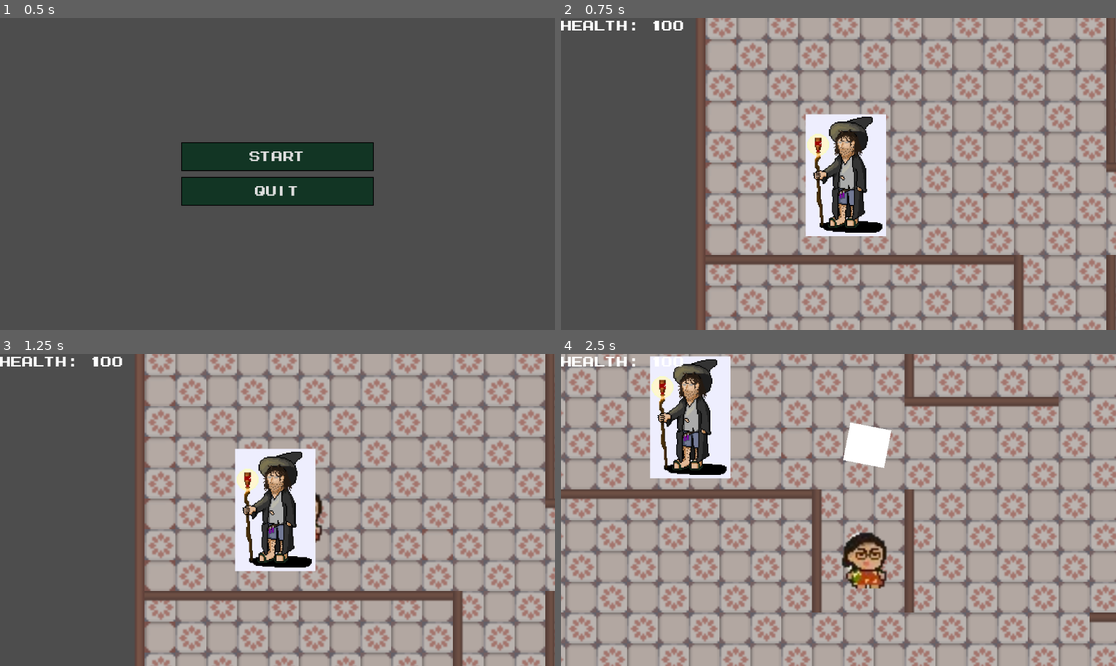
Above: before the commit, frames 1-4 (two rows, left to right).
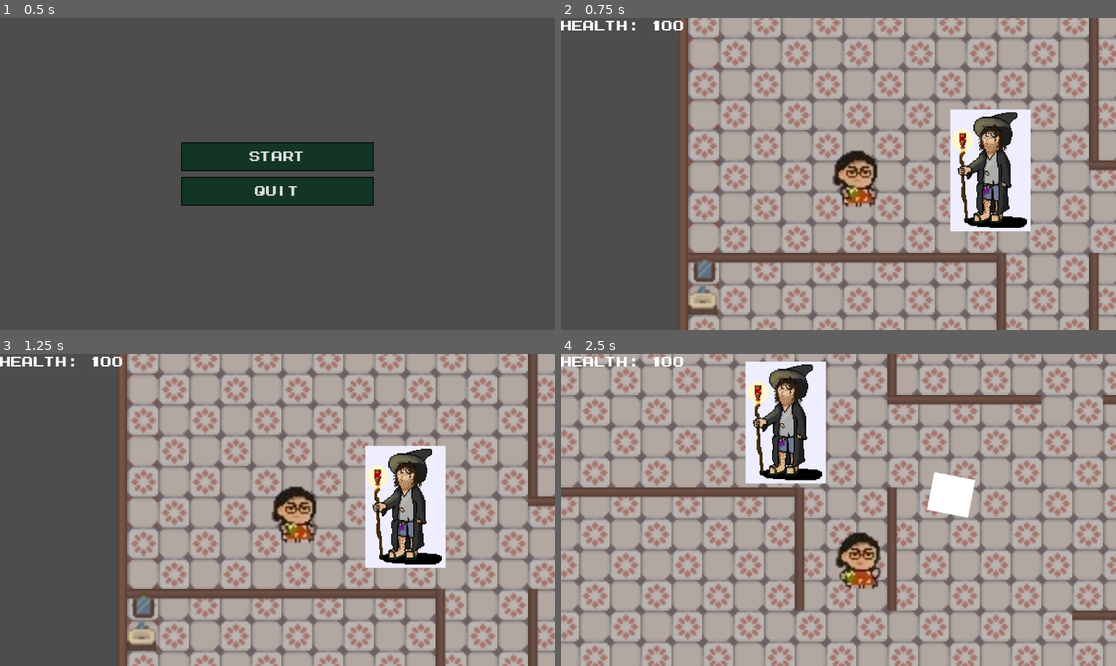
Above: after the commit, the same moments.

Repository: xntle/MOMFURY
Game: Godot game, scene res://scene/main_menu.tscn
Two runs of this game, one before a commit and one after it. Both use one fixed random seed, a clock stepped at 60 frames per second and the inputs below.
Inputs:
- Up to frame 1 (0.5 s): no input
- Up to frame 2 (0.75 s): click "Start" at 0.5 s
- Up to frame 3 (1.25 s): no input
- Up to frame 4 (2.5 s): hold D (move_right) 1.28-2.03 s; tap Space (roll) at 1.35, 2.1 s; hold S (move_down) from 2.03 s (still down)

Frame 1 is identical in both runs. In frame 2, 44% of the frame differs, in the area x 21-100%, y 0-100%; in frame 3, 44%; in frame 4, 52%, in the area x 0-100%, y 0-100%.

Commit message:
mom animation tree

Diff:
--- a/project.godot
+++ b/project.godot
@@ -24,26 +24,31 @@
 move_up={
 "deadzone": 0.5,
 "events": [Object(InputEventKey,"resource_local_to_scene":false,"resource_name":"","device":-1,"window_id":0,"alt_press …(192 unchanged characters)…
+, Object(InputEventKey,"resource_local_to_scene":false,"resource_name":"","device":0,"window_id":0,"alt_pressed":false,"shift_pressed":false,"ctrl_pressed":false,"meta_pressed":false,"pressed":false,"keycode":0,"physical_keycode":4194320,"key_label":0,"unicode":0,"location":0,"echo":false,"script":null)
 ]
 }
 move_right={
 "deadzone": 0.5,
 "events": [Object(InputEventKey,"resource_local_to_scene":false,"resource_name":"","device":-1,"window_id":0,"alt_press …(192 unchanged characters)…
+, Object(InputEventKey,"resource_local_to_scene":false,"resource_name":"","device":0,"window_id":0,"alt_pressed":false,"shift_pressed":false,"ctrl_pressed":false,"meta_pressed":false,"pressed":false,"keycode":0,"physical_keycode":4194321,"key_label":0,"unicode":0,"location":0,"echo":false,"script":null)
 ]
 }
 move_left={
 "deadzone": 0.5,
 "events": [Object(InputEventKey,"resource_local_to_scene":false,"resource_name":"","device":-1,"window_id":0,"alt_press …(191 unchanged characters)…
+, Object(InputEventKey,"resource_local_to_scene":false,"resource_name":"","device":0,"window_id":0,"alt_pressed":false,"shift_pressed":false,"ctrl_pressed":false,"meta_pressed":false,"pressed":false,"keycode":0,"physical_keycode":4194319,"key_label":0,"unicode":0,"location":0,"echo":false,"script":null)
 ]
 }
 move_down={
 "deadzone": 0.5,
 "events": [Object(InputEventKey,"resource_local_to_scene":false,"resource_name":"","device":-1,"window_id":0,"alt_press …(192 unchanged characters)…
+, Object(InputEventKey,"resource_local_to_scene":false,"resource_name":"","device":0,"window_id":0,"alt_pressed":false,"shift_pressed":false,"ctrl_pressed":false,"meta_pressed":false,"pressed":false,"keycode":0,"physical_keycode":4194322,"key_label":0,"unicode":0,"location":0,"echo":false,"script":null)
 ]
 }
 shoot={
 "deadzone": 0.5,
 "events": [Object(InputEventMouseButton,"resource_local_to_scene":false,"resource_name":"","device":-1,"window_id":0,"a …(253 unchanged characters)…
+, Object(InputEventKey,"resource_local_to_scene":false,"resource_name":"","device":0,"window_id":0,"alt_pressed":false,"shift_pressed":false,"ctrl_pressed":false,"meta_pressed":false,"pressed":false,"keycode":0,"physical_keycode":4194309,"key_label":0,"unicode":0,"location":0,"echo":false,"script":null)
 ]
 }
 roll={
--- a/scene/Game.tscn
+++ b/scene/Game.tscn
@@ -38,7 +38,6 @@
 [node name="House" parent="." instance=ExtResource("1_e7hha")]
 
 [node name="Player" parent="." instance=ExtResource("4_0qanc")]
-position = Vector2(-9, -1)
 
 [node name="UI" type="CanvasLayer" parent="."]
 
@@ -92,4 +91,5 @@
 player = NodePath("../../Player")
 
 [node name="BossDaddy" parent="." instance=ExtResource("10_l37l5")]
+position = Vector2(84, -2)
 projectile_scene = ExtResource("8_qto5f")
--- a/scene/House.tscn
+++ b/scene/House.tscn
@@ -1972,4 +1972,5 @@
 
 [node name="TileMapLayer" type="TileMapLayer" parent="Furniture"]
 position = Vector2(66, 57)
+tile_map_data = PackedByteArray("AAD3/wUAAAAFAAkAAAD3/wQAAAAFAAgAAAD3/wAAAAAJABEAAAD3////AAACABAAAAA=")
 tile_set = SubResource("TileSet_e7ep0")
--- a/scene/Player.tscn
+++ b/scene/Player.tscn
@@ -1,30 +1,14 @@
-[gd_scene load_steps=7 format=3 uid="uid://ctnihbseogqdf"]
+[gd_scene load_steps=12 format=3 uid="uid://ctnihbseogqdf"]
 
 [ext_resource type="Script" uid="uid://cbrwihmwrf8c6" path="res://scripts/player.gd" id="1_hjaqi"]
-[ext_resource type="Texture2D" uid="uid://b577ymmi4a0cj" path="res://characters/Idle_Front_Sprite_Sheet-removebg-preview.png" id="2_62i1b"]
+[ext_resource type="Texture2D" uid="uid://cob6ob6cowun4" path="res://characters/spritesheet-removebg-preview.png" id="2_62i1b"]
 
 [sub_resource type="CircleShape2D" id="CircleShape2D_onrkg"]
-radius = 7.0
+radius = 8.12884
 
-[sub_resource type="Animation" id="Animation_62i1b"]
-resource_name = "idle_front"
+[sub_resource type="Animation" id="Animation_y30ri"]
 length = 0.4
 loop_mode = 1
-tracks/0/type = "value"
-tracks/0/imported = false
-tracks/0/enabled = true
-tracks/0/path = NodePath("Img0105:frame")
-tracks/0/interp = 1
-tracks/0/loop_wrap = true
-tracks/0/keys = {
-"times": PackedFloat32Array(0, 0.1, 0.2),
-"transitions": PackedFloat32Array(1, 1, 1),
-"update": 1,
-"values": [0, 1, 2]
-}
-
-[sub_resource type="Animation" id="Animation_y30ri"]
-length = 0.001
 tracks/0/type = "value"
 tracks/0/imported = false
 tracks/0/enabled = true
@@ -35,13 +19,120 @@
 "times": PackedFloat32Array(0),
 "transitions": PackedFloat32Array(1),
 "update": 1,
-"values": [0]
+"values": [2]
+}
+
+[sub_resource type="Animation" id="Animation_waelg"]
+resource_name = "idle_down"
+length = 0.4
+loop_mode = 1
+tracks/0/type = "value"
+tracks/0/imported = false
+tracks/0/enabled = true
+tracks/0/path = NodePath("Img0105:frame")
+tracks/0/interp = 1
+tracks/0/loop_wrap = true
+tracks/0/keys = {
+"times": PackedFloat32Array(0, 0.0001, 0.13333334, 0.26666668),
+"transitions": PackedFloat32Array(1, 1, 1, 1),
+"update": 1,
+"values": [18, 18, 19, 20]
+}
+
+[sub_resource type="Animation" id="Animation_82gks"]
+resource_name = "move_right"
+length = 0.4
+loop_mode = 1
+tracks/0/type = "value"
+tracks/0/imported = false
+tracks/0/enabled = true
+tracks/0/path = NodePath("Img0105:frame")
+tracks/0/interp = 1
+tracks/0/loop_wrap = true
+tracks/0/keys = {
+"times": PackedFloat32Array(0, 0.13333334, 0.26666668),
+"transitions": PackedFloat32Array(1, 1, 1),
+"update": 1,
+"values": [9, 10, 11]
+}
+
+[sub_resource type="Animation" id="Animation_dc1pm"]
+resource_name = "move_left"
+length = 0.4
+loop_mode = 1
+tracks/0/type = "value"
+tracks/0/imported = false
+tracks/0/enabled = true
+tracks/0/path = NodePath("Img0105:frame")
+tracks/0/interp = 1
+tracks/0/loop_wrap = true
+tracks/0/keys = {
+"times": PackedFloat32Array(0, 0.13333334, 0.26666668),
+"transitions": PackedFloat32Array(1, 1, 1),
+"update": 1,
+"values": [8, 7, 6]
+}
+
+[sub_resource type="Animation" id="Animation_ea7gk"]
+resource_name = "move_up"
+length = 0.4
+loop_mode = 1
+tracks/0/type = "value"
+tracks/0/imported = false
+tracks/0/enabled = true
+tracks/0/path = NodePath("Img0105:frame")
+tracks/0/interp = 1
+tracks/0/loop_wrap = true
+tracks/0/keys = {
+"times": PackedFloat32Array(0, 0.13333334, 0.26666668),
+"transitions": PackedFloat32Array(1, 1, 1),
+"update": 1,
+"values": [12, 13, 14]
+}
+
+[sub_resource type="Animation" id="Animation_62i1b"]
+resource_name = "move_diag_right"
+length = 0.4
+loop_mode = 1
+tracks/0/type = "value"
+tracks/0/imported = false
+tracks/0/enabled = true
+tracks/0/path = NodePath("Img0105:frame")
+tracks/0/interp = 1
+tracks/0/loop_wrap = true
+tracks/0/keys = {
+"times": PackedFloat32Array(0, 0.13333334, 0.26666668),
+"transitions": PackedFloat32Array(1, 1, 1),
+"update": 1,
+"values": [3, 4, 5]
+}
+
+[sub_resource type="Animation" id="Animation_kqvfm"]
+resource_name = "move_dig_left"
+length = 0.4
+loop_mode = 1
+tracks/0/type = "value"
+tracks/0/imported = false
+tracks/0/enabled = true
+tracks/0/path = NodePath("Img0105:frame")
+tracks/0/interp = 1
+tracks/0/loop_wrap = true
+tracks/0/keys = {
+"times": PackedFloat32Array(0, 0.13333334, 0.26666668),
+"transitions": PackedFloat32Array(1, 1, 1),
+"update": 1,
+"values": [2, 1, 0]
 }
 
 [sub_resource type="AnimationLibrary" id="AnimationLibrary_waelg"]
 _data = {
 &"RESET": SubResource("Animation_y30ri"),
-&"idle_front": SubResource("Animation_62i1b")
+&"idle_down": SubResource("Animation_waelg"),
+&"move_diag_left": SubResource("Animation_kqvfm"),
+&"move_diag_right": SubResource("Animation_62i1b"),
+&"move_left": SubResource("Animation_dc1pm"),
+&"move_right": SubResource("Animation_82gks"),
+&"move_up": SubResource("Animation_ea7gk")
 }
 
 [node name="Player" type="CharacterBody2D"]
@@ -59,10 +150,12 @@
 position = Vector2(9, 0.99999976)
 texture = ExtResource("2_62i1b")
 hframes = 3
+vframes = 7
+frame = 2
 
 [node name="CollisionShape2D" type="CollisionShape2D" parent="."]
 top_level = true
-position = Vector2(9, -2)
+position = Vector2(10, 3)
 scale = Vector2(1.1090735, -2.1000402)
 shape = SubResource("CircleShape2D_onrkg")
 
--- a/scripts/player.gd
+++ b/scripts/player.gd
@@ -19,10 +19,13 @@
 @export var roll_mask = 4
 var normal_mask = 6
 
+var last_move_dir: Vector2 = Vector2.DOWN
+@onready var anim: AnimationPlayer = $AnimationPlayer
 
 func _ready():
 	normal_mask = collision_mask
-	$AnimationPlayer.play("idle_front")
+	#$AnimationPlayer.play("idle_down")
+	anim.play("idle_down")
 
 
 func _physics_process(delta):
@@ -58,6 +61,11 @@
 	else:
 		direction.x = 0
 
+	# normalize diagonal speed
+	if direction != Vector2.ZERO:
+		direction = direction.normalized()
+		last_move_dir = direction
+
 	if current_health >= max_health:
 		current_health = max_health
 	if current_health <= 0.0:
@@ -76,13 +84,48 @@
 
 		return
 
-
-
-
 	# normal movement
 	velocity = move_speed * direction * delta * 200
 
 	move_and_slide()
+
+	_update_animation()
+
+## Animation
+func _get_anim_name(dir: Vector2, is_moving: bool) -> String:
+	if not is_moving:
+		return "idle_down"  # your only idle anim for now
+
+	var x := dir.x
+	var y := dir.y
+
+	# PURE CARDINAL DIRECTIONS
+	if abs(x) < 0.4 and y < -0.4:
+		return "move_up"
+	elif x < -0.4 and abs(y) < 0.4:
+		return "move_left"
+	elif x > 0.4 and abs(y) < 0.4:
+		return "move_right"
+
+	# DIAGONALS (any time both x and y have a decent magnitude)
+	if x < 0.0:
+		return "move_diag_left"
+	elif x > 0.0:
+		return "move_diag_right"
+
+	# moving straight down but you don't have move_down yet → reuse idle_down
+	return "idle_down"
+
+
+func _update_animation() -> void:
+	var is_moving := direction != Vector2.ZERO and not is_rolling
+	var dir_vec := last_move_dir
+
+	var anim_name := _get_anim_name(dir_vec, is_moving)
+
+	if anim.current_animation != anim_name:
+		anim.play(anim_name)
+
 
 func _on_body_entered(body) -> void:
 	print("ENTERE", body)
Binary file removed: characters/Idle_Front_Sprite_Sheet-removebg-preview.png
Not shown, removed: characters/Idle_Front_Sprite_Sheet-removebg-preview.png.import
Binary file removed: characters/Idle_Front_Sprite_Sheet.png
Binary file added: characters/spritesheet-removebg-preview.png
Not shown, changed: characters/spritesheet-removebg-preview.png.import
Not shown: 1 places in scene/Game.tscn that only renumber resources
